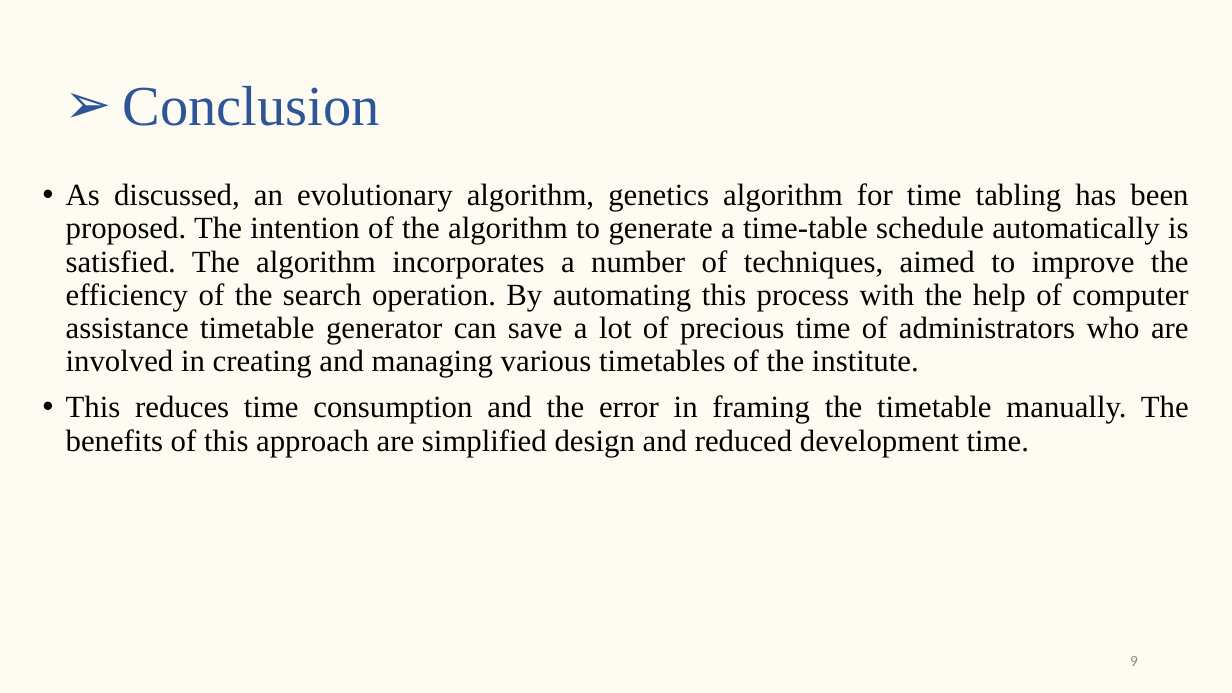
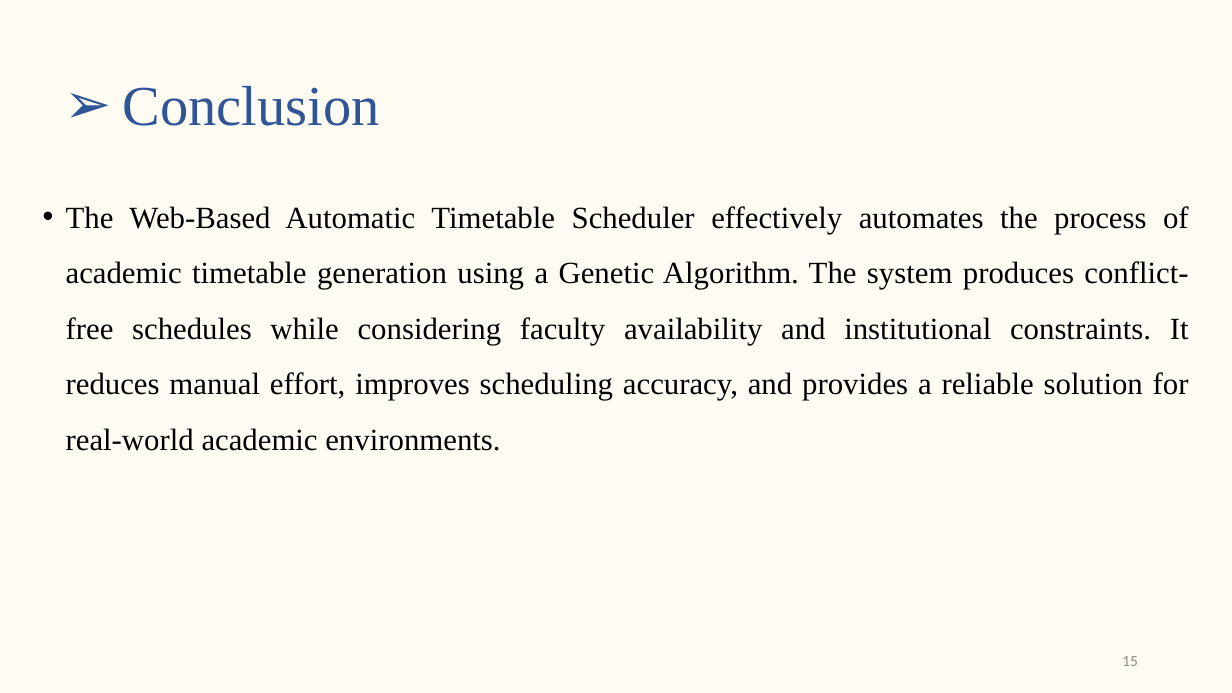
Before and after one commit to gaurav-g-alva/Collection, a slide deck: slide 15 of Project-Complete docs/Synopsis Presentation.pptx (slide 9 before the commit). Drawn at 1232x693 pixels with LibreOffice and Linux fonts; fonts in the diff are those of the drawing. Boxes give left, top, right and bottom in pixels: in the first picture for what was removed or moved away, otherwise in the second. Text is boxed around its words. In the diff, an @@ line names an element or a change of style, - is before the commit and + after.

```diff
--- a/Project-Complete docs/Synopsis Presentation.pptx
+++ b/Project-Complete docs/Synopsis Presentation.pptx
@@ text at box(66, 206, 1189, 451): text changed @@
-• As discussed, an evolutionary algorithm, genetics algorithm for time tabling has been proposed. The intention of the algorithm to generate a time-table schedule automatically is satisfied. The algorithm incorporates a number of techniques, aimed to improve the efficiency of the search operation. By automating this process with the help of computer assistance timetable generator can save a lot of precious time of administrators who are involved in creating and managing various timetables of the institute.
-• This reduces time consumption and the error in framing the timetable manually. The benefits of this approach are simplified design and reduced development time.
+• The Web-Based Automatic Timetable Scheduler effectively automates the process of academic timetable generation using a Genetic Algorithm. The system produces conflict-free schedules while considering faculty availability and institutional constraints. It reduces manual effort, improves scheduling accuracy, and provides a reliable solution for real-world academic environments.
@@ page number at box(1122, 656, 1138, 666): text changed @@
-9
+15
```
Also in this commit, not shown: 5 other slides changed, 9 slides added, 2 slides removed, 1 other file.
